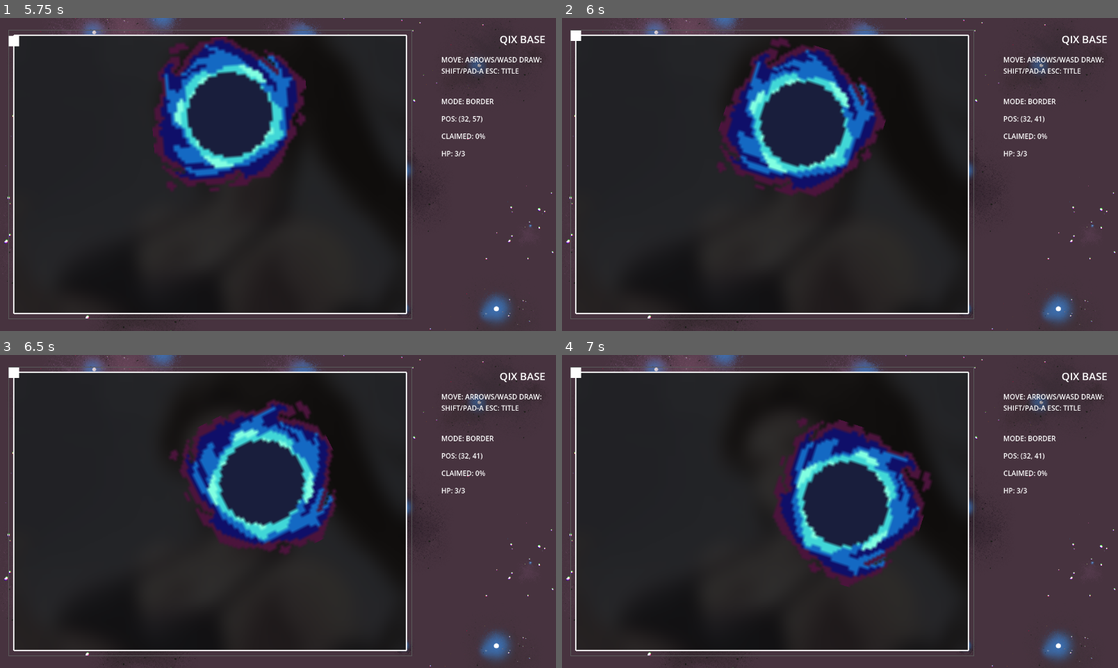
Above: before the commit, frames 1-4 (two rows, left to right).
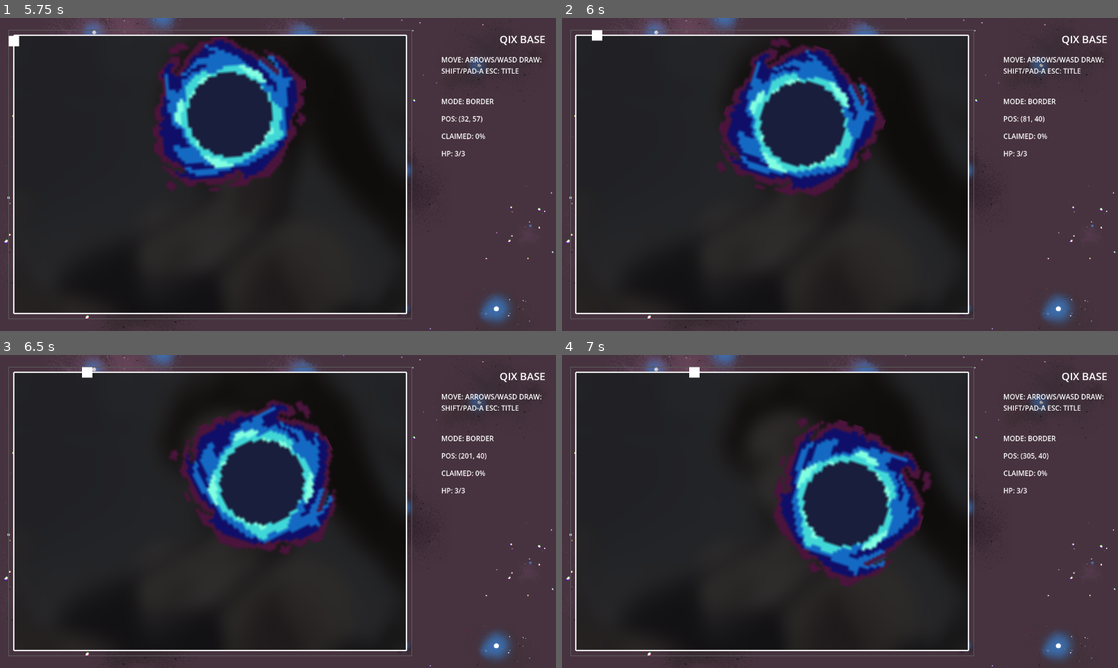
Above: after the commit, the same moments.

Repository: goenc/qix-project
Game: Godot game, scene res://scenes/title_main.tscn
Same seed, same stepped clock (60 frames per second), same inputs: the game is played once before the commit and once after it.
Inputs (mouse positions are in pixels of both pictures, inside the frame that each line leads up to):
- Up to frame 1 (5.75 s): tap A at 0.5 s; move the mouse to (250, 237) at 0.52 s; hold Up (move_up) 0.53-2.03 s; tap Shift (qix_draw) every 1.5 s from 0.6 to 5.1 s; click (250, 237) at 0.67 s; tap Space at 0.77, 1.52, 3.02, 3.77, 4.52 s; move the mouse to (444, 221) at 1.27 s; tap Enter (qix_start) at 1.35, 2.85, 4.35 s; move the mouse to (111, 127) at 2.02 s; hold Left (move_left) 2.03-3.53 s; move the mouse to (305, 174) at 2.77 s; click (305, 174) at 2.92 s; move the mouse to (194, 96) at 3.52 s; hold Down (move_down) 3.53-4.28 s; move the mouse to (400, 158) at 4.27 s; hold Right (move_right) 4.28-5.03 s; move the mouse to (166, 190) at 5.02 s; hold Up (move_up) from 5.03 s (still down); click (166, 190) at 5.17 s
- Up to frame 2 (6 s): move the mouse to (895, 105) at 5.77 s; release Up (move_up) at 5.78 s; hold Right (move_right) from 5.78 s (still down); tap Enter (qix_start) at 5.85 s
- Up to frame 3 (6.5 s): keep holding Right (move_right); tap Space at 6.02 s
- Up to frame 4 (7 s): keep holding Right (move_right); move the mouse to (812, 574) at 6.52 s; tap Shift (qix_draw) at 6.6 s; tap Space at 6.77 s

Frame 1 is identical in both runs. In frame 2, 0.1% of the frame differs, in the area x 1-87%, y 3-34%; in frame 3, 0.2%, in the area x 1-88%, y 3-34%; in frame 4, 0.2%.

Commit message:
外形の角で入力方向に応じて辺を切り替える軽量補正を追加
・PlayfieldBoundary に頂点判定と接続辺方向取得の軽量関数を追加
・BasePlayer の BORDER 移動で角入力時だけ border_progress を選択辺へ補正
・ヘッドレス検証で角の progress 切り替えとプロジェクト起動を確認

Diff:
--- a/scripts/game/playfield_boundary.gd
+++ b/scripts/game/playfield_boundary.gd
@@ -169,6 +169,54 @@
 	metrics: Dictionary = {}
 ) -> bool:
 	return float(project_point_to_loop(loop, point, metrics).get("distance", INF)) <= epsilon
+
+
+static func find_vertex_index_at_point(
+	loop: PackedVector2Array,
+	point: Vector2,
+	epsilon: float = DEFAULT_EPSILON
+) -> int:
+	if loop.is_empty():
+		return -1
+
+	var safe_epsilon := maxf(epsilon, DEFAULT_EPSILON)
+	var max_distance_squared := safe_epsilon * safe_epsilon
+	for index in range(loop.size()):
+		if loop[index].distance_squared_to(point) <= max_distance_squared:
+			return index
+	return -1
+
+
+static func get_vertex_tangent_directions(
+	loop: PackedVector2Array,
+	vertex_index: int,
+	epsilon: float = DEFAULT_EPSILON
+) -> Dictionary:
+	if loop.size() < 2 or vertex_index < 0 or vertex_index >= loop.size():
+		return {
+			"previous": Vector2.ZERO,
+			"next": Vector2.ZERO
+		}
+
+	var safe_epsilon := maxf(epsilon, DEFAULT_EPSILON)
+	var current_point: Vector2 = loop[vertex_index]
+	var previous_index := (vertex_index - 1 + loop.size()) % loop.size()
+	var next_index := (vertex_index + 1) % loop.size()
+	var previous_direction := loop[previous_index] - current_point
+	var next_direction := loop[next_index] - current_point
+	if previous_direction.length_squared() > safe_epsilon * safe_epsilon:
+		previous_direction = previous_direction.normalized()
+	else:
+		previous_direction = Vector2.ZERO
+	if next_direction.length_squared() > safe_epsilon * safe_epsilon:
+		next_direction = next_direction.normalized()
+	else:
+		next_direction = Vector2.ZERO
+
+	return {
+		"previous": previous_direction,
+		"next": next_direction
+	}
 
 
 static func split_outer_loop_by_trail(
--- a/scripts/player/base_player.gd
+++ b/scripts/player/base_player.gd
@@ -796,7 +796,78 @@
 	return PlayfieldBoundary.is_point_on_loop(active_outer_loop, point, border_epsilon, outer_loop_metrics)
 
 
+func _get_corner_adjusted_border_progress(direction: Vector2) -> Dictionary:
+	if direction == Vector2.ZERO or active_outer_loop.is_empty():
+		return {"matched": false}
+
+	var vertex_index := PlayfieldBoundary.find_vertex_index_at_point(active_outer_loop, position, border_epsilon)
+	if vertex_index < 0:
+		return {"matched": false}
+
+	var tangent_directions := PlayfieldBoundary.get_vertex_tangent_directions(
+		active_outer_loop,
+		vertex_index,
+		border_epsilon
+	)
+	var best_result := {"matched": false}
+	var best_score := 0.0
+	var is_ambiguous := false
+	var score_margin := 0.001
+
+	var previous_direction: Vector2 = tangent_directions.get("previous", Vector2.ZERO)
+	var previous_score := direction.dot(previous_direction)
+	if previous_score > score_margin:
+		var previous_result := _build_corner_progress_result(vertex_index, false)
+		if bool(previous_result.get("matched", false)):
+			best_result = previous_result
+			best_score = previous_score
+
+	var next_direction: Vector2 = tangent_directions.get("next", Vector2.ZERO)
+	var next_score := direction.dot(next_direction)
+	if next_score > score_margin:
+		var next_result := _build_corner_progress_result(vertex_index, true)
+		if bool(next_result.get("matched", false)):
+			if !bool(best_result.get("matched", false)) or next_score > best_score + score_margin:
+				best_result = next_result
+				best_score = next_score
+				is_ambiguous = false
+			elif absf(next_score - best_score) <= score_margin:
+				is_ambiguous = true
+
+	if is_ambiguous:
+		return {"matched": false}
+	return best_result
+
+
+func _build_corner_progress_result(vertex_index: int, use_next_edge: bool) -> Dictionary:
+	if outer_loop_starts.size() != active_outer_loop.size() or outer_loop_lengths.size() != active_outer_loop.size():
+		return {"matched": false}
+
+	var segment_index := vertex_index if use_next_edge else (vertex_index - 1 + active_outer_loop.size()) % active_outer_loop.size()
+	if segment_index < 0 or segment_index >= outer_loop_lengths.size():
+		return {"matched": false}
+
+	var segment_length := float(outer_loop_lengths[segment_index])
+	if segment_length <= PlayfieldBoundary.DEFAULT_EPSILON:
+		return {"matched": false}
+
+	var offset := minf(
+		maxf(border_epsilon * 0.5, PlayfieldBoundary.DEFAULT_EPSILON * 10.0),
+		segment_length * 0.5
+	)
+	var vertex_progress := float(outer_loop_starts[vertex_index])
+	var adjusted_progress := vertex_progress + offset if use_next_edge else vertex_progress - offset
+	return {
+		"matched": true,
+		"progress": _wrap_border_progress(adjusted_progress)
+	}
+
+
 func _move_along_border(direction: Vector2, delta: float) -> void:
+	var corner_progress := _get_corner_adjusted_border_progress(direction)
+	if bool(corner_progress.get("matched", false)):
+		border_progress = float(corner_progress.get("progress", border_progress))
+
 	var cw_dir := _border_tangent_cw(border_progress)
 	var ccw_dir := _border_tangent_ccw(border_progress)
 	var cw_amount := maxf(0.0, direction.dot(cw_dir))
Not shown, changed: runtime/commit_details.md
Not shown, changed: runtime/commit_message.md
